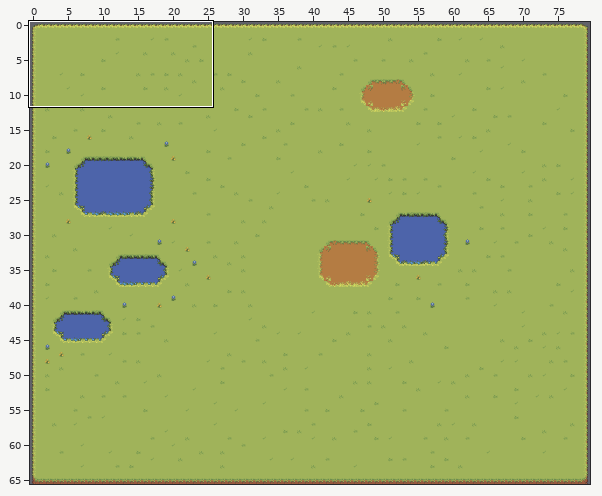
A Tiled map (JSON) gets an edit: src/assets/tilemaps/generated/1-6.tmj. Above: a wide view before the commit, with the close-up outlined.
Close-up. Before the commit:
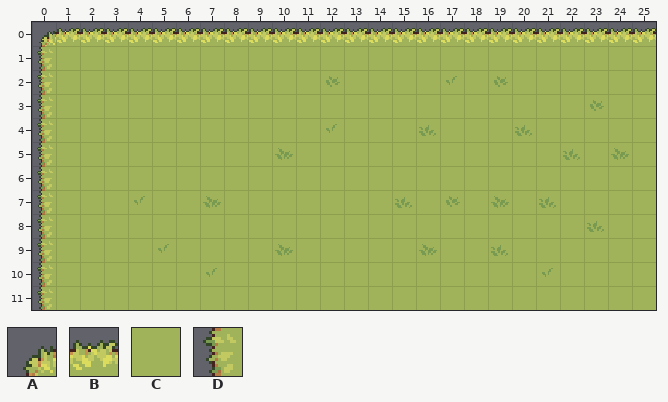
Cells are 16x16 px. Shown: x 0..25, y 0..11. The commit also changed other parts of the map, which this record leaves out.
Key: from "ground_grasss": A 24, B 25, C 55, D 77.
_ is an empty cell.
Layers that did not change in this view are not listed.
Layer "Base" before, first column x 0:
 0 ABBBBBBBBBBBBBBBBBBBBBBBBB
 1 DCCCCCCCCCCCCCCCCCCCCCCCCC
 2 DCCCCCCCCCCCCCCCCCCCCCCCCC
 3 DCCCCCCCCCCCCCCCCCCCCCCCCC
 4 DCCCCCCCCCCCCCCCCCCCCCCCCC
 5 DCCCCCCCCCCCCCCCCCCCCCCCCC
 6 DCCCCCCCCCCCCCCCCCCCCCCCCC
 7 DCCCCCCCCCCCCCCCCCCCCCCCCC
 8 DCCCCCCCCCCCCCCCCCCCCCCCCC
 9 DCCCCCCCCCCCCCCCCCCCCCCCCC
10 DCCCCCCCCCCCCCCCCCCCCCCCCC
11 DCCCCCCCCCCCCCCCCCCCCCCCCC
Now the later version:
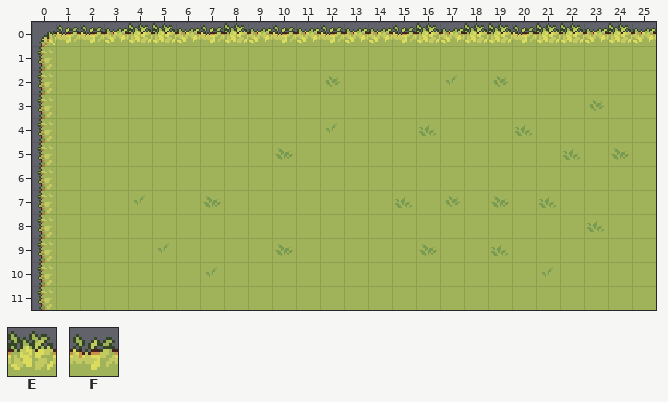
Further tiles: from "ground_grasss": E 27, F 28.
Changes in this commit:
{"where": "layer \"Base\""}
{"y":0,"x":1,"old":"BB","new":"FF"}
{"y":0,"x":4,"old":"BB","new":"EE"}
{"y":0,"x":7,"old":"BB","new":"FE"}
{"y":0,"x":10,"old":"B","new":"F"}
{"y":0,"x":12,"old":"B","new":"F"}
{"y":0,"x":15,"old":"BB","new":"FE"}
{"y":0,"x":18,"old":"BBBBB","new":"EEFEE"}
{"y":0,"x":24,"old":"B","new":"E"}
